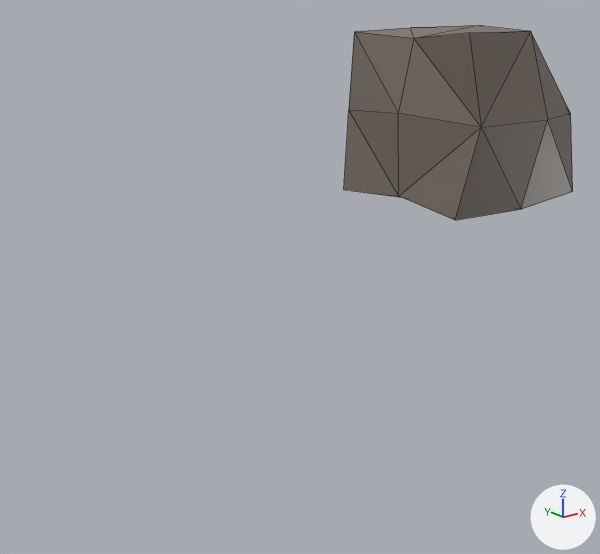
What one commit did to the glTF model dist/Model/clay.glb.
Both versions are drawn from a 50 mm camera at (-2.32, -4.63, 2.39) aimed at (0.94, -0.56, 0.76). Lighting does not change. The marker at lower right points along +X, +Y and +Z. Mesh edges are drawn as thin lines. Where no turn or scale is listed for an object, it has been applied to the vertices. Vertices at the same position are counted once.
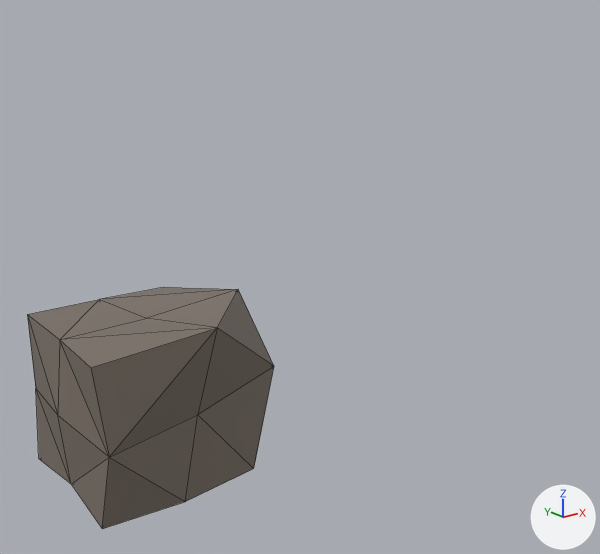
Location of each change, [x1, y1, x2, y2] in pixels of the pictures (600 x 554 px; the box of a moved part takes in the faces that stretch with it):
'Cube', reshaped, moved (8% wider, 24% taller): before [344, 25, 573, 220]; after [27, 287, 274, 529]
part 1 of me_cube, moved or reshaped: before [349, 25, 573, 220]; after [27, 287, 274, 529]

The change in detail:
me_cube has 25 vertices, 46 faces and spans x -0.565..0.574, y -0.632..0.515, z -0.604..0.531.
me_cube is used by ob_cube; location (1.906, -0.987, 1.81).
Part 1, on me_cube:
Vertex 1 of me_cube moves from (0.519, 0.416, -0.487) to (0.512, 0.539, -0.521).
Vertex 3 of me_cube moves from (-0.486, 0.477, 0.492) at pixel (354, 31) to (-0.5, 0.519, 0.523) at pixel (27, 314).
Vertex 5 of me_cube moves from (-0.553, -0.526, 0.498) at pixel (469, 32) to (-0.544, -0.527, 0.509) at pixel (90, 367).
Vertex 8 of me_cube moves from (0.015, 0.483, -0.448) to (0.032, 0.502, -0.509).
Vertex 10 of me_cube moves from (-0.478, -0.589, -0.012) at pixel (481, 127) to (-0.5, -0.582, -0.046) at pixel (109, 457).
Vertex 11 of me_cube moves from (0.507, -0.503, -0.011) at pixel (570, 113) to (0.756, -0.506, 0.161) at pixel (274, 366).
Vertex 13 of me_cube moves from (0.011, -0.511, 0.501) at pixel (530, 31) to (0.182, -0.715, 0.632) at pixel (217, 327).
Vertex 14 of me_cube moves from (0.485, 0.035, 0.48) to (0.673, -0.226, 0.646) at pixel (238, 289).
Vertex 16 of me_cube moves from (-0.496, -0.058, 0.46) at pixel (413, 38) to (-0.511, -0.028, 0.516) at pixel (59, 339).
Vertex 17 of me_cube moves from (0.036, 0.483, 0.512) at pixel (410, 27) to (0.034, 0.555, 0.504) at pixel (99, 299).
Vertex 18 of me_cube moves from (0.457, 0.018, -0.481) to (0.508, -0.001, -0.531).
Vertex 23 of me_cube moves from (0.079, -0.632, -0.007) at pixel (547, 119) to (0.14, -0.523, 0.0) at pixel (197, 414).
Object 'Cube' (ob_cube) moves from (1.906, -0.987, 1.81) to (0.0, 0.0, 0.0).
